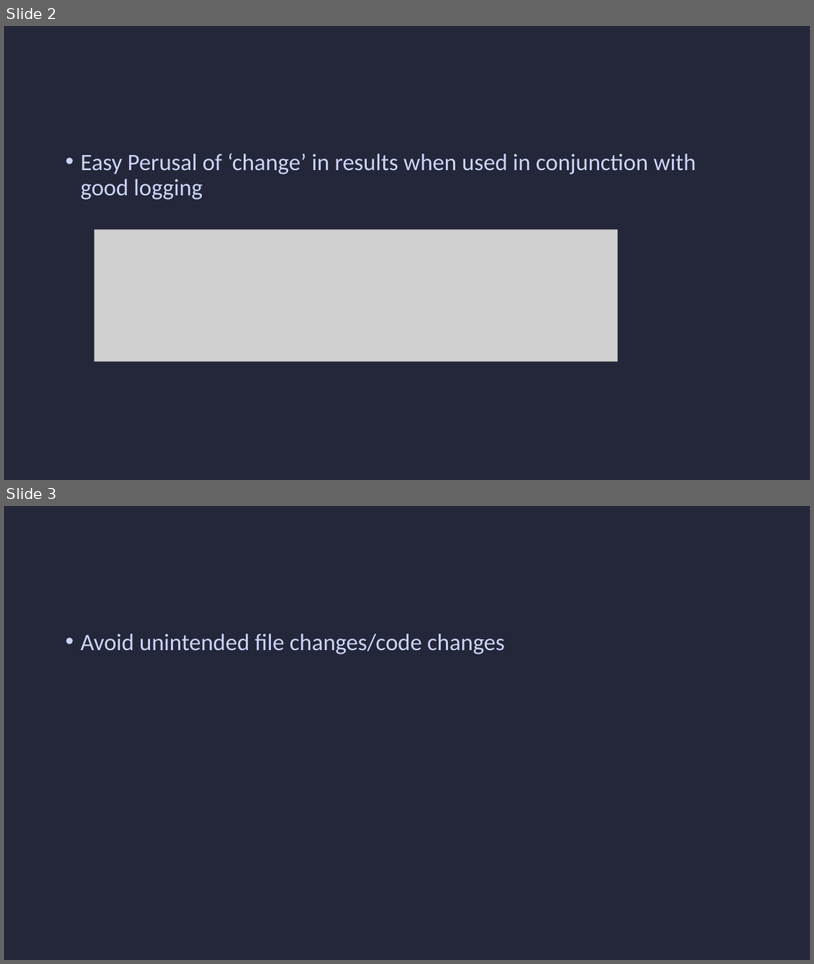
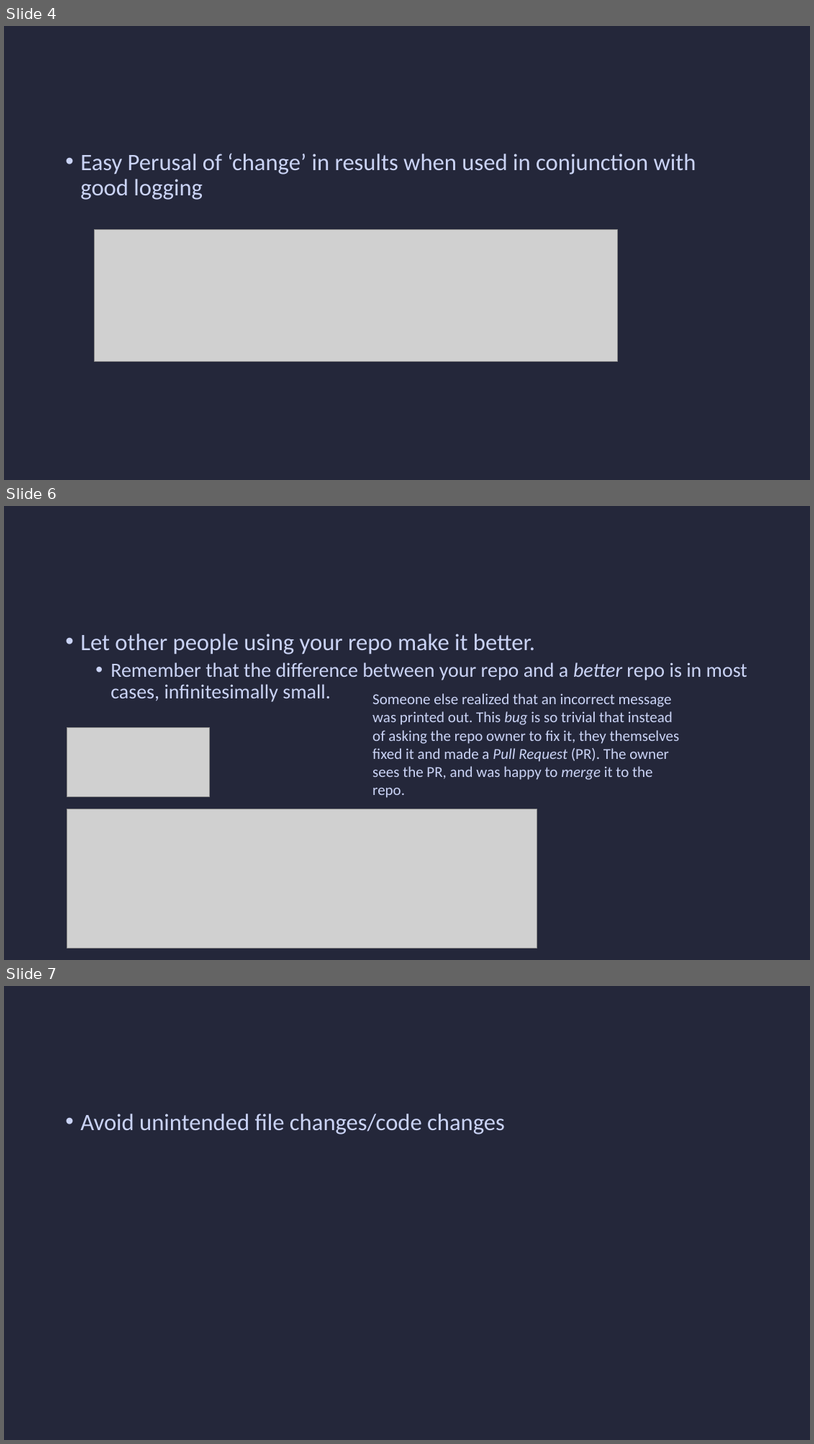
Before and after one commit to Realife-Brahmin/OriginalDocsHub-WSU-OneDrive, a slide deck: use-github-for-everything_Jha_Aryan.potx. Shown one above the other, each under a label of ours: slides 2 and 3 before the commit, slides 4, 6 and 7 after it; the slides between them are not shown. The pictures are 814x964 and 814x1444 pixels, drawn with LibreOffice and Linux fonts; fonts in the diff are those of the drawing; grey boxes stand for pictures. Boxes give left, top, right and bottom in pixels: in the first picture for what was removed or moved away, otherwise in the second. Text is boxed around its words. In the diff, an @@ line names an element or a change of style, - is before the commit and + after.

```diff
--- a/use-github-for-everything_Jha_Aryan.potx
+++ b/use-github-for-everything_Jha_Aryan.potx
@@ slide 6 added at <box>4,506,810,960</box>, background #24273A @@
@@ text added at <box>80,633,748,702</box>, 24 pt, text #CAD3F5 @@
+• Let other people using your repo make it better.
+  • Remember that the difference between your repo and a better repo is in most cases, infinitesimally small.
@@ text added at <box>373,693,680,798</box>, 18 pt, text #CAD3F5 @@
+Someone else realized that an incorrect message was printed out. This bug is so trivial that instead of asking the repo owner to fix it, they themselves fixed it and made a Pull Request (PR). The owner sees the PR, and was happy to merge it to the repo.
@@ picture added at <box>67,728,211,796</box> @@
@@ picture added at <box>67,809,538,948</box> @@
@@ what was slide 2 is now slide 4 @@
@@ what was slide 3 is now slide 7 @@
```
Also in this commit, not shown: 5 other slides added.
